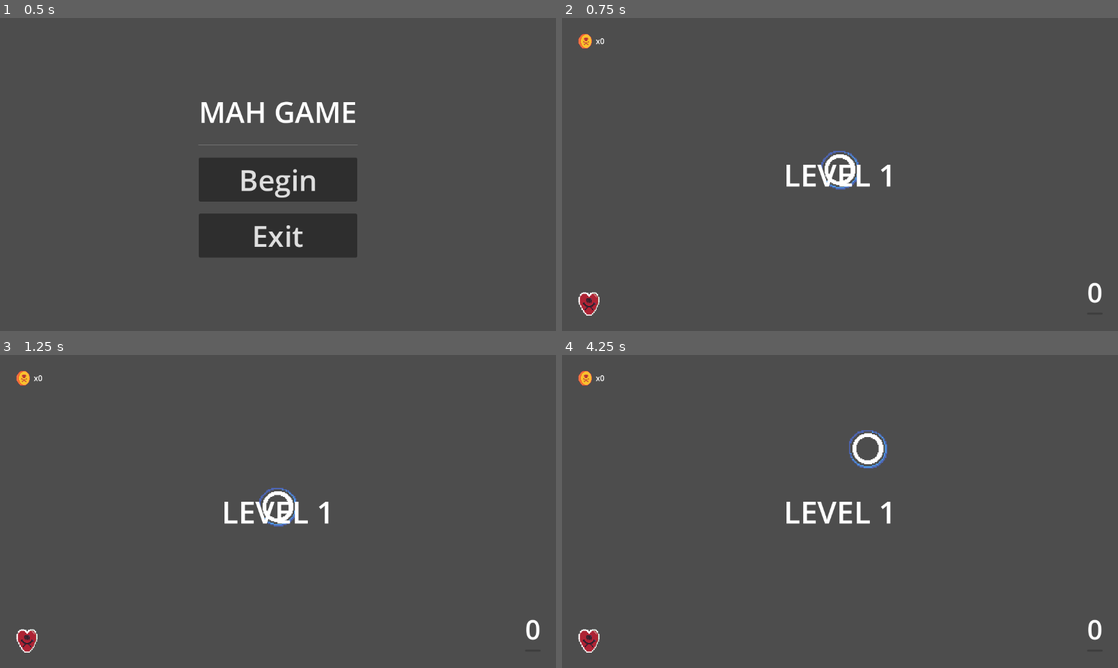
Above: before the commit, frames 1-4 (two rows, left to right).
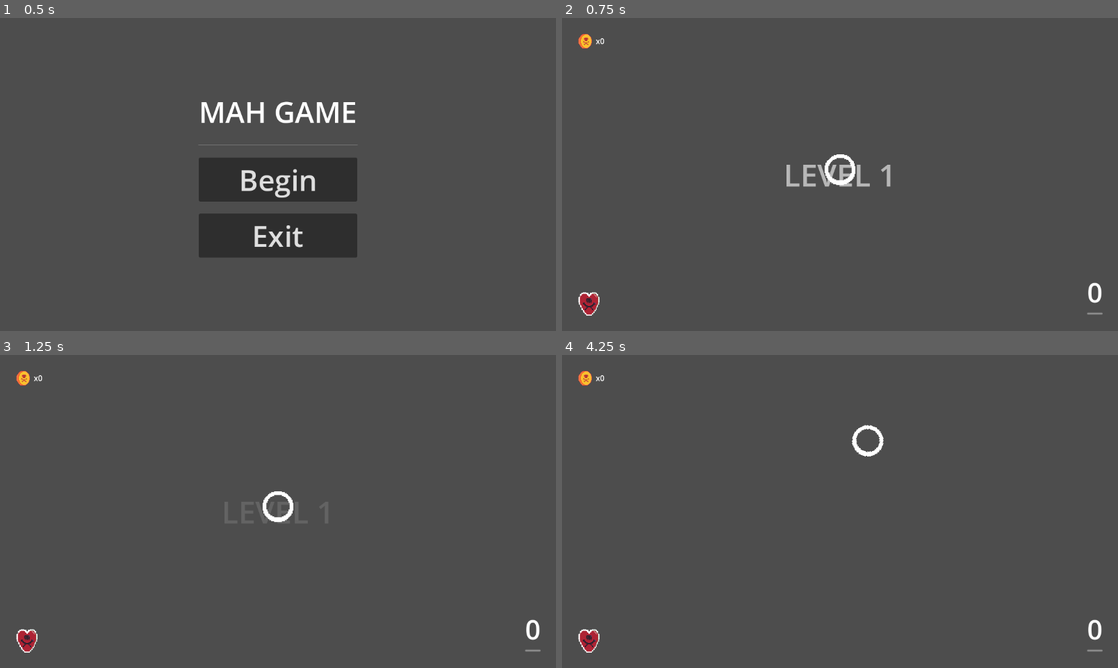
Above: after the commit, the same moments.

Repository: QuiescentTrip/Tavern-GameJam
Game: Godot game, scene res://Title.tscn
Same seed, same stepped clock (60 frames per second), same inputs: the game is played once before the commit and once after it. Sound files missing from this copy of the repository are replaced by a short silence.
Inputs (mouse positions are in pixels of both pictures, inside the frame that each line leads up to):
- Up to frame 1 (0.5 s): no input
- Up to frame 2 (0.75 s): click "Begin" at 0.5 s
- Up to frame 3 (1.25 s): no input
- Up to frame 4 (4.25 s): move the mouse to (962, 495) at 1.27 s; hold D (right) 1.28-2.03 s; click (962, 495) at 1.35 s; tap Enter at 2, 3.5 s; move the mouse to (728, 527) at 2.02 s; hold S (down) 2.03-2.78 s; right-click (728, 527) at 2.1 s; tap Space at 2.75 s; move the mouse to (895, 442) at 2.77 s; hold D (right) 2.78-3.53 s; click (895, 442) at 2.85 s; move the mouse to (812, 574) at 3.52 s; hold W (up) from 3.53 s (still down); right-click (812, 574) at 3.6 s

Frame 1 is identical in both runs. In frame 2, 0.6% of the frame differs, in the area x 40-98%, y 42-95%; in frame 3, 0.6%; in frame 4, 1.1%, in the area x 40-98%, y 22-95%.
Error before the commit: Parse Error: Function "_input" has the same name as a previously declared function. (res://Player/Player.gd:70)

Commit message:
more gui

Diff:
--- a/Godot/GUI/GUI.gd
+++ b/Godot/GUI/GUI.gd
@@ -11,9 +11,9 @@
 
 
 @onready var leveltimer = get_parent().get_node("LevelTimer")
-@onready var song_1 = get_parent().get_node("Music1")
+
 var level_time
-
+var song
 var level = 1
 
 func _changelevel():
@@ -26,8 +26,12 @@
 
 
 func _ready():
+	var current_song = 1
+	print(current_song)
+	song = get_parent().get_node("Music" + str(current_song))
 	_change_level_label(level)
-	level_time = int(song_1.stream.get_length())
+	print(song)
+	level_time = int(song.stream.get_length())
 	leveltimer.set_wait_time(level_time)
 	leveltimer.start()
 	GlobalSignals.update_coins.connect(_update_coins)
--- a/Godot/GUI/game_over.gd
+++ b/Godot/GUI/game_over.gd
@@ -1,14 +1,30 @@
 extends CanvasLayer
+
+@onready var minus_coins = $PanelContainer/MarginContainer/VBoxContainer/CenterContainer/HBoxContainer/VBoxContainer/HBoxContainer/Minus_coins
+@onready var continue_button = $PanelContainer/MarginContainer/VBoxContainer/CenterContainer/HBoxContainer/VBoxContainer/Continue
+
+var coins_needed
+
+func _ready():
+	print(GlobalVariables.deaths)
+	coins_needed = GlobalVariables.deaths * 100
+	minus_coins.text = "-" + str(coins_needed)
+	if(GlobalVariables.coins < coins_needed):
+		continue_button.disabled = true
+	else:
+		continue_button.disabled = false
+
 
 
 func _on_restart_pressed():
+	GlobalSignals.resetglobal.emit()
 	GlobalVariables.paused = false
 	get_tree().change_scene_to_file("res://World.tscn")
 
 
 func _on_continue_pressed():
-	if GlobalVariables.coins >= 10:
-		GlobalSignals.update_coins.emit(10, 1)
+	if GlobalVariables.coins >= coins_needed:
+		GlobalSignals.update_coins.emit(coins_needed, 1)
 		GlobalSignals.continued.emit()
 		GlobalSignals.resetglobal.emit()
 
--- a/Godot/GUI/game_over.tscn
+++ b/Godot/GUI/game_over.tscn
@@ -1,6 +1,9 @@
-[gd_scene load_steps=4 format=3 uid="uid://bqq6btgo5oqa2"]
+[gd_scene load_steps=7 format=3 uid="uid://bqq6btgo5oqa2"]
 
 [ext_resource type="Script" path="res://GUI/game_over.gd" id="1_klosl"]
+[ext_resource type="Texture2D" uid="uid://cc58kgb2r4xrl" path="res://sprites/Health.png" id="2_e774r"]
+[ext_resource type="Texture2D" uid="uid://bnuqjn0m1qvje" path="res://sprites/coin.png" id="3_5aefb"]
+[ext_resource type="AudioStream" uid="uid://q5u0m8jee3hw" path="res://sfx/possible_death_sound.wav" id="4_4003h"]
 
 [sub_resource type="CanvasTexture" id="CanvasTexture_gf8aa"]
 
@@ -44,7 +47,35 @@
 layout_mode = 2
 theme_override_constants/separation = 310
 
-[node name="Continue" type="Button" parent="PanelContainer/MarginContainer/VBoxContainer/CenterContainer/HBoxContainer"]
+[node name="VBoxContainer" type="VBoxContainer" parent="PanelContainer/MarginContainer/VBoxContainer/CenterContainer/HBoxContainer"]
+layout_mode = 2
+
+[node name="HBoxContainer" type="HBoxContainer" parent="PanelContainer/MarginContainer/VBoxContainer/CenterContainer/HBoxContainer/VBoxContainer"]
+layout_mode = 2
+size_flags_horizontal = 4
+
+[node name="HP_plus" type="Label" parent="PanelContainer/MarginContainer/VBoxContainer/CenterContainer/HBoxContainer/VBoxContainer/HBoxContainer"]
+layout_mode = 2
+theme_override_colors/font_color = Color(0.117647, 0.737255, 0.45098, 1)
+text = "+1"
+
+[node name="TextureRect" type="TextureRect" parent="PanelContainer/MarginContainer/VBoxContainer/CenterContainer/HBoxContainer/VBoxContainer/HBoxContainer"]
+layout_mode = 2
+texture = ExtResource("2_e774r")
+
+[node name="VSeparator" type="VSeparator" parent="PanelContainer/MarginContainer/VBoxContainer/CenterContainer/HBoxContainer/VBoxContainer/HBoxContainer"]
+layout_mode = 2
+
+[node name="Minus_coins" type="Label" parent="PanelContainer/MarginContainer/VBoxContainer/CenterContainer/HBoxContainer/VBoxContainer/HBoxContainer"]
+layout_mode = 2
+theme_override_colors/font_color = Color(0.682353, 0.137255, 0.203922, 1)
+text = "TEST"
+
+[node name="TextureRect2" type="TextureRect" parent="PanelContainer/MarginContainer/VBoxContainer/CenterContainer/HBoxContainer/VBoxContainer/HBoxContainer"]
+layout_mode = 2
+texture = ExtResource("3_5aefb")
+
+[node name="Continue" type="Button" parent="PanelContainer/MarginContainer/VBoxContainer/CenterContainer/HBoxContainer/VBoxContainer"]
 layout_mode = 2
 theme_override_font_sizes/font_size = 36
 text = "CONTINUE"
@@ -62,6 +93,10 @@
 theme_override_font_sizes/font_size = 36
 text = "MAIN MENU"
 
-[connection signal="pressed" from="PanelContainer/MarginContainer/VBoxContainer/CenterContainer/HBoxContainer/Continue" to="." method="_on_continue_pressed"]
+[node name="AudioStreamPlayer" type="AudioStreamPlayer" parent="."]
+stream = ExtResource("4_4003h")
+autoplay = true
+
+[connection signal="pressed" from="PanelContainer/MarginContainer/VBoxContainer/CenterContainer/HBoxContainer/VBoxContainer/Continue" to="." method="_on_continue_pressed"]
 [connection signal="pressed" from="PanelContainer/MarginContainer/VBoxContainer/CenterContainer/HBoxContainer/Restart" to="." method="_on_restart_pressed"]
 [connection signal="pressed" from="PanelContainer/MarginContainer/VBoxContainer/CenterContainer2/Main Menu" to="." method="_on_main_menu_pressed"]
--- /dev/null
+++ b/Godot/Paused.gd
@@ -0,0 +1,18 @@
+extends Node2D
+
+func _ready():
+	GlobalVariables.paused = true
+
+func _on_resume_pressed():
+	GlobalVariables.paused = false
+	queue_free()
+
+
+func _on_main_menu_pressed():
+	GlobalSignals.resetglobal.emit()
+	get_tree().change_scene_to_file("res://Title.tscn")
+
+
+func _on_restart_pressed():
+	GlobalSignals.resetglobal.emit()
+	get_tree().change_scene_to_file("res://World.tscn")
--- a/Godot/Paused.tscn
+++ b/Godot/Paused.tscn
@@ -1,3 +1,71 @@
-[gd_scene format=3 uid="uid://cbcseiv0kv7h5"]
+[gd_scene load_steps=3 format=3 uid="uid://cbcseiv0kv7h5"]
+
+[ext_resource type="Script" path="res://Paused.gd" id="1_qem4v"]
+
+[sub_resource type="StyleBoxFlat" id="StyleBoxFlat_hl6mk"]
+bg_color = Color(0.239216, 0.239216, 0.239216, 0.741176)
 
 [node name="Paused" type="Node2D"]
+script = ExtResource("1_qem4v")
+
+[node name="CanvasLayer" type="CanvasLayer" parent="."]
+
+[node name="Control" type="Control" parent="CanvasLayer"]
+layout_mode = 3
+anchors_preset = 15
+anchor_right = 1.0
+anchor_bottom = 1.0
+grow_horizontal = 2
+grow_vertical = 2
+
+[node name="Panel" type="Panel" parent="CanvasLayer/Control"]
+layout_mode = 1
+anchors_preset = 15
+anchor_right = 1.0
+anchor_bottom = 1.0
+grow_horizontal = 2
+grow_vertical = 2
+theme_override_styles/panel = SubResource("StyleBoxFlat_hl6mk")
+
+[node name="MarginContainer" type="MarginContainer" parent="CanvasLayer/Control"]
+layout_mode = 1
+anchors_preset = 15
+anchor_right = 1.0
+anchor_bottom = 1.0
+grow_horizontal = 2
+grow_vertical = 2
+theme_override_constants/margin_left = 20
+theme_override_constants/margin_top = 20
+theme_override_constants/margin_right = 20
+theme_override_constants/margin_bottom = 20
+
+[node name="VBoxContainer" type="VBoxContainer" parent="CanvasLayer/Control/MarginContainer"]
+layout_mode = 2
+size_flags_horizontal = 4
+size_flags_vertical = 4
+theme_override_constants/separation = 20
+
+[node name="Label" type="Label" parent="CanvasLayer/Control/MarginContainer/VBoxContainer"]
+layout_mode = 2
+theme_override_font_sizes/font_size = 65
+text = "Paused"
+horizontal_alignment = 1
+
+[node name="Resume" type="Button" parent="CanvasLayer/Control/MarginContainer/VBoxContainer"]
+layout_mode = 2
+theme_override_font_sizes/font_size = 45
+text = "Resume"
+
+[node name="Restart" type="Button" parent="CanvasLayer/Control/MarginContainer/VBoxContainer"]
+layout_mode = 2
+theme_override_font_sizes/font_size = 45
+text = "Restart"
+
+[node name="Main Menu" type="Button" parent="CanvasLayer/Control/MarginContainer/VBoxContainer"]
+layout_mode = 2
+theme_override_font_sizes/font_size = 45
+text = "Main Menu"
+
+[connection signal="pressed" from="CanvasLayer/Control/MarginContainer/VBoxContainer/Resume" to="." method="_on_resume_pressed"]
+[connection signal="pressed" from="CanvasLayer/Control/MarginContainer/VBoxContainer/Restart" to="." method="_on_restart_pressed"]
+[connection signal="pressed" from="CanvasLayer/Control/MarginContainer/VBoxContainer/Main Menu" to="." method="_on_main_menu_pressed"]
--- a/Godot/Player/Player.gd
+++ b/Godot/Player/Player.gd
@@ -15,16 +15,14 @@
 @onready var AnimatedSprite = $AnimatedSprite2D
 @onready var end = $Marker2D
 var bullet = preload("res://bullet.tscn")
-var pause_screen = preload("res://Paused.tscn")
+var paused = preload("res://Paused.tscn")
+var paused_screen
 
 var _velocity := Vector2.ZERO
-
 func _ready():
 	$Sprite2D.visible = not $Sprite2D.visible
 
-func _input(event):
-	if event.is_action_pressed("escape") and !GlobalVariables.paused:
-		get_parent().add_child()
+
 
 func _physics_process(_delta: float) -> void:
 	if GlobalVariables.paused == true:
@@ -68,16 +66,23 @@
 	empty = true
 
 func _input(event):
+	if event.is_action_pressed("escape") and !GlobalVariables.paused:
+		paused_screen = paused.instantiate()
+		get_parent().add_child(paused_screen)
+		GlobalVariables.paused = true
+	elif event.is_action_pressed("escape") and GlobalVariables.paused:
+		get_parent().remove_child(paused_screen)
+		GlobalVariables.paused = false
+
 	if event.is_action_pressed("RMB") and shield >= 0:
 		$Sprite2D.visible = true
 		shielded = true
-
 	elif event.is_action_released("RMB"):
 		$Sprite2D.visible = false
 		shielded = false
 
 func onkill():
-	if !empty: #and !shielded and !invincible:
+	if !empty and !shielded and !invincible:
 		GlobalSignals.update_heart.emit(1, true)
 		GlobalVariables.hearts -= 1
 		if GlobalVariables.hearts == 0:
--- a/Godot/Player/Player.tscn
+++ b/Godot/Player/Player.tscn
@@ -63,3 +63,5 @@
 stream = ExtResource("6_dsfy5")
 
 [node name="invincible" type="Timer" parent="."]
+wait_time = 0.1
+one_shot = true
--- /dev/null
+++ b/Godot/Shop.tscn
@@ -0,0 +1,3 @@
+[gd_scene format=3 uid="uid://batq8qorytek2"]
+
+[node name="Shop" type="Node2D"]
--- a/Godot/World.gd
+++ b/Godot/World.gd
@@ -2,27 +2,32 @@
 
 @onready var bullet_manager = $bullet_manager
 @onready var player = $Player
-@onready var song_1 = $Music1
 @onready var leveltimer = $LevelTimer
 @onready var gameoverscreen = preload("res://GUI/game_over.tscn")
 var playerload = preload("res://Player/Player.tscn")
 
+var song_select
+var song = null
 var gameover = null
 
 # Called when the node enters the scene tree for the first time.
 func _ready():
+	song_select = 1
+	song = get_node("Music" + str(song_select))
+	song.play()
 	GlobalSignals.died.connect(_ondeath)
 	GlobalSignals.continued.connect(_continued)
 	gameover = gameoverscreen.instantiate()
 
 
 func _ondeath():
-	song_1.stream_paused = true
+	GlobalVariables.deaths += 1
+	song.stream_paused = true
 	GlobalVariables.paused = true
 	add_child(gameover)
 
 func _continued():
-	song_1.stream_paused = false
+	song.stream_paused = false
 	GlobalVariables.hearts = 1
 	GlobalVariables.paused = false
 	remove_child(gameover)
@@ -35,5 +40,11 @@
 
 # Called every frame. 'delta' is the elapsed time since the previous frame.
 func _physics_process(delta):
+	song.stream_paused = GlobalVariables.paused
+
 	if player != null and !GlobalVariables.paused:
 		apply_camera(delta)
+
+
+func _on_level_timer_timeout():
+	get_tree().change_scene_to_file("sho")
--- a/Godot/World.tscn
+++ b/Godot/World.tscn
@@ -47,7 +47,6 @@
 
 [node name="Music1" type="AudioStreamPlayer" parent="."]
 stream = ExtResource("6_4il6c")
-autoplay = true
 
 [node name="Camera2D" type="Camera2D" parent="."]
 
